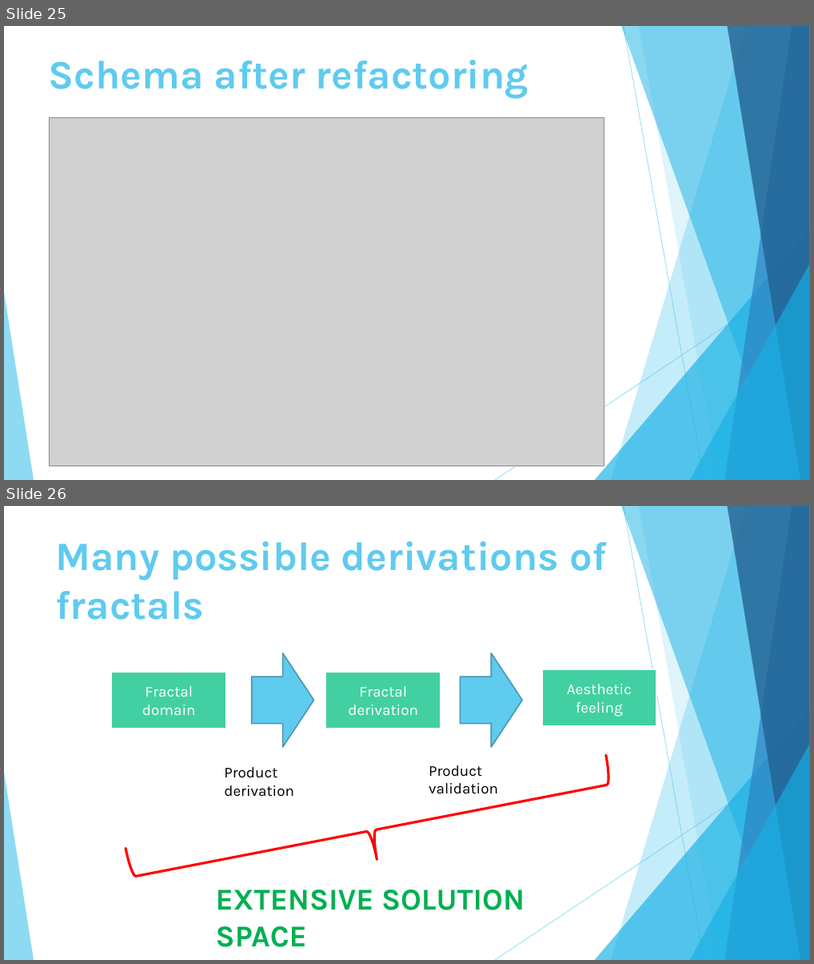
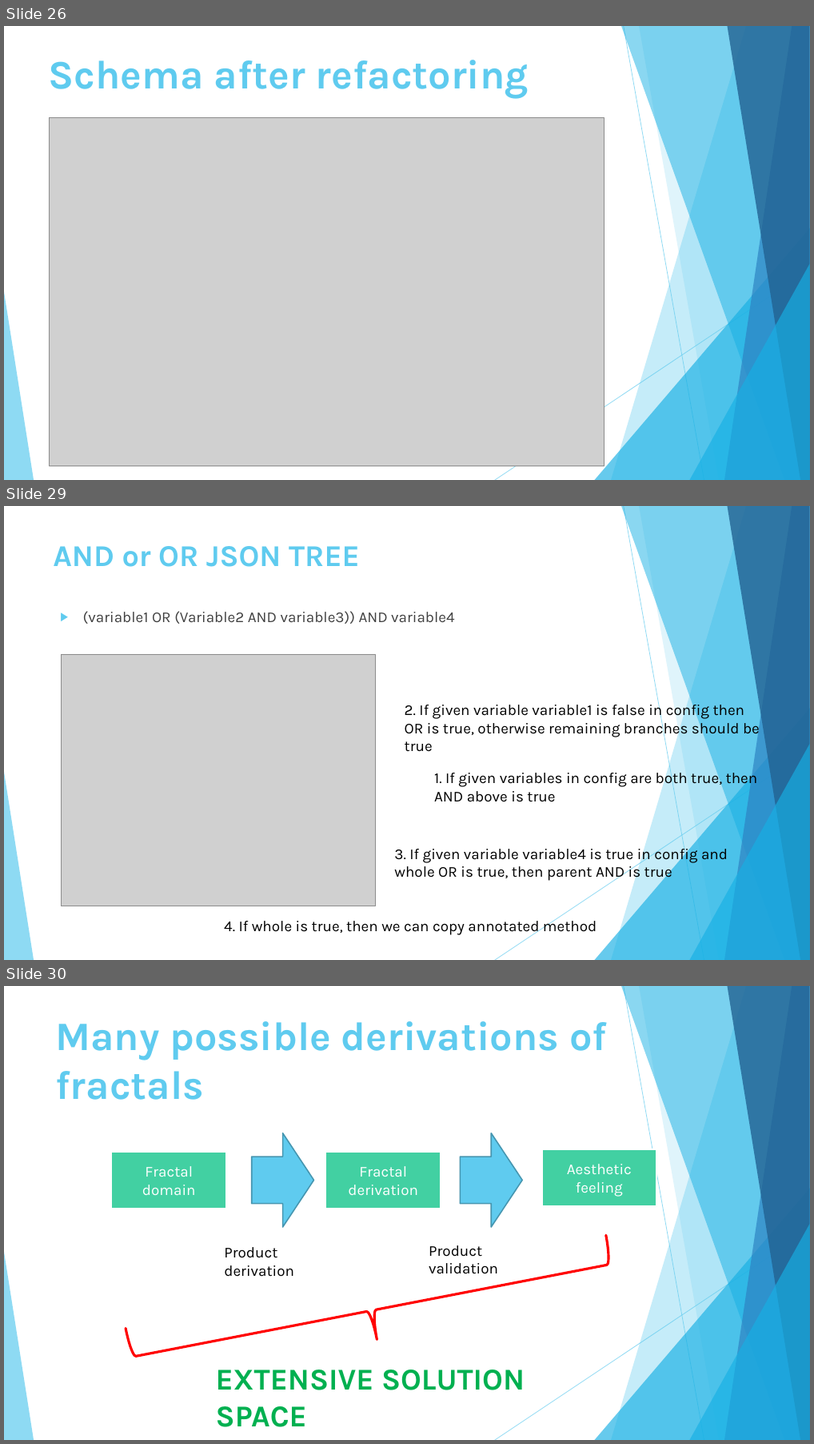
Before and after one commit to jperdek/productLineAnalysisGame, a slide deck: literature/Aspect orientated configuration of software product line features.pptx. Shown one above the other, each under a label of ours: slides 25 and 26 before the commit, slides 26, 29 and 30 after it; the slides between them are not shown. The pictures are 814x964 and 814x1444 pixels, drawn with LibreOffice and Linux fonts; fonts in the diff are those of the drawing; grey boxes stand for pictures. Boxes give left, top, right and bottom in pixels: in the first picture for what was removed or moved away, otherwise in the second. Text is boxed around its words. In the diff, an @@ line names an element or a change of style, - is before the commit and + after.

Commit message:
Derivator enhanced for method and import annotations

```diff
--- a/literature/Aspect orientated configuration of software product line features.pptx
+++ b/literature/Aspect orientated configuration of software product line features.pptx
@@ slide 29 added at (4, 506, 810, 960), background #FFFFFF; not listed: 10 template elements that a slide beside it also shows @@
@@ title added at (53, 546, 360, 567), 36 pt, text #5FCBEF, bold @@
+AND or OR JSON TREE
@@ text added at (83, 611, 454, 624), 18 pt, text #404040 @@
+▶ (variable1 OR (Variable2 AND variable3)) AND variable4
@@ picture added at (61, 654, 376, 906) @@
@@ text added at (405, 701, 760, 738), 18 pt, text #000000 @@
+2. If given variable variable1 is false in config then
+OR is true, otherwise remaining branches should be true
@@ text added at (434, 769, 758, 802), 18 pt, text #000000 @@
+1. If given variables in config are both true, then
+AND above is true
@@ text added at (394, 845, 728, 881), 18 pt, text #000000 @@
+3. If given variable variable4 is true in config and
+whole OR is true, then parent AND is true
@@ text added at (224, 918, 597, 936), 18 pt, text #000000 @@
+4. If whole is true, then we can copy annotated method
@@ what was slide 25 is now slide 26 @@
@@ what was slide 26 is now slide 30 @@
```
Also in this commit, not shown: 3 other slides added, 21 other files.
